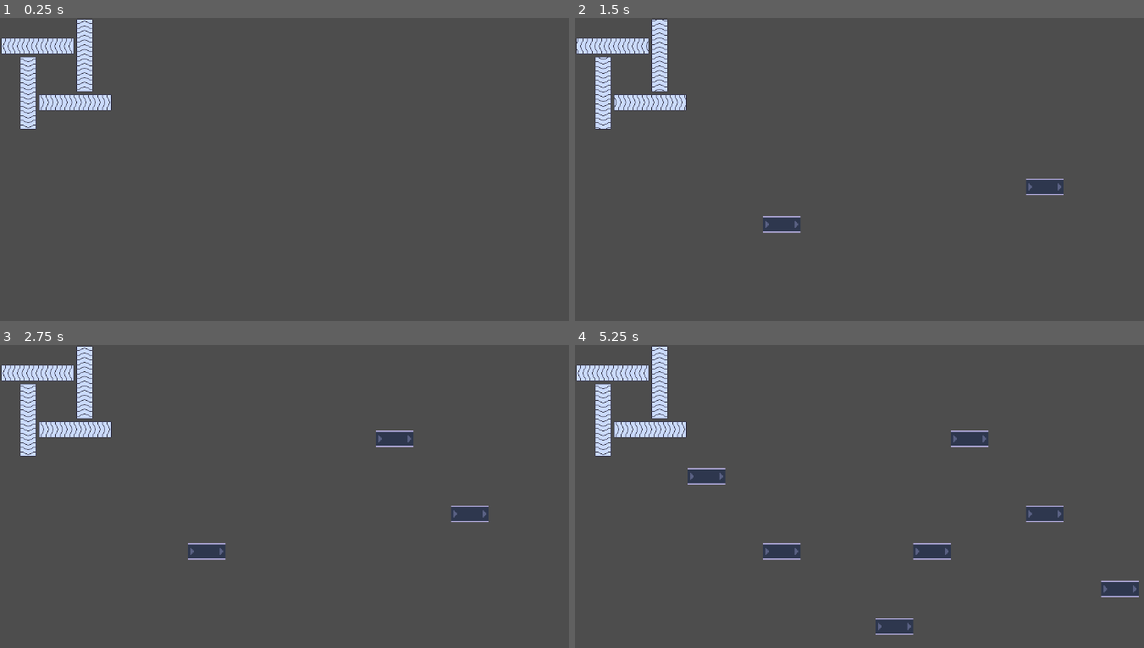
Above: before the commit, frames 1-4 (two rows, left to right).
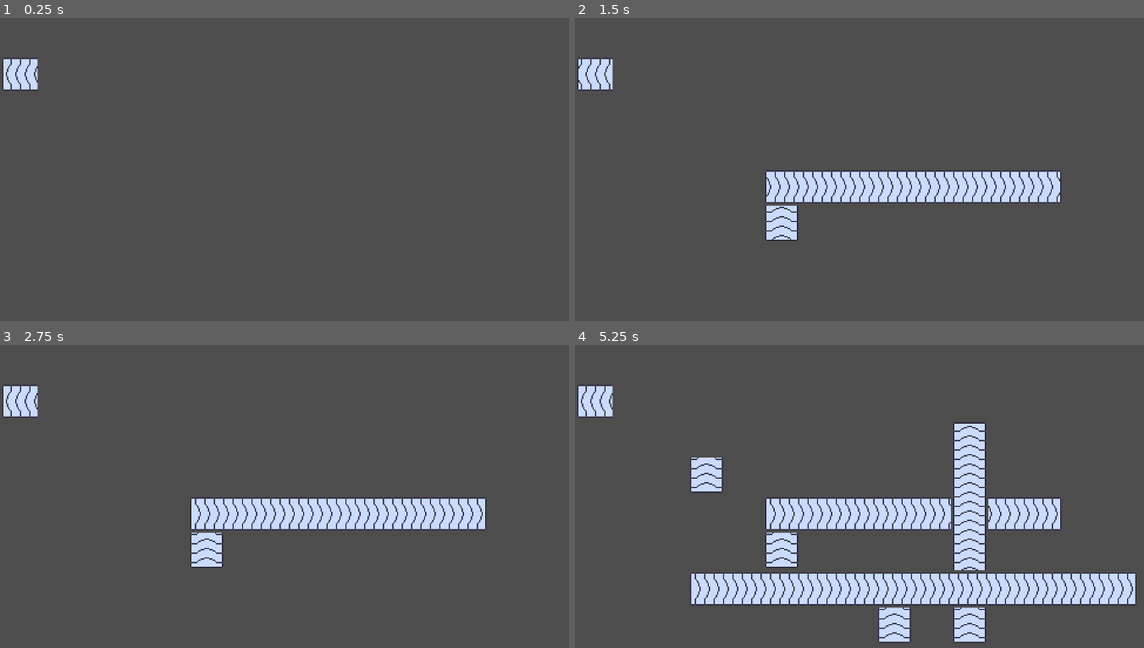
Above: after the commit, the same moments.

Repository: fennylol/juice_time
Game: Godot game, scene res://main.tscn
The game is run twice, just before and just after one commit, with the same random seed, the same clock (stepped at 60 frames per second) and the same inputs.
Inputs (mouse positions are in pixels of both pictures, inside the frame that each line leads up to):
- Up to frame 1 (0.25 s): no input
- Up to frame 2 (1.5 s): move the mouse to (1064, 187) at 0.52 s; press the mouse at (1064, 187) at 0.53 s; move the mouse to (779, 227) at 1.27 s; release the mouse at (779, 227) at 1.28 s; click (779, 227) at 1.35 s
- Up to frame 3 (2.75 s): move the mouse to (403, 451) at 2.02 s; press the mouse at (403, 451) at 2.03 s
- Up to frame 4 (5.25 s): move the mouse to (882, 611) at 2.77 s; release the mouse at (882, 611) at 2.78 s; click (882, 611) at 2.85 s; move the mouse to (1115, 593) at 3.52 s; press the mouse at (1115, 593) at 3.53 s; right-click (1115, 593) at 4.15 s; move the mouse to (711, 478) at 4.27 s; release the mouse at (711, 478) at 4.28 s; click (711, 478) at 4.35 s; move the mouse to (944, 535) at 5.02 s; press the mouse at (944, 535) at 5.03 s

The runs differ from the first frame. In frame 1, 2.8% of the frame differs, in the area x 0-20%, y 0-37%; in frame 2, 9.0%; in frame 3, 9.4%; in frame 4, 22%, in the area x 0-100%, y 0-99%.

Commit message:
conveyor placing

Diff:
--- a/UI/GUI.gd
+++ b/UI/GUI.gd
@@ -1,7 +1,8 @@
 extends Control
 
-signal input_pressed(type: String, global_m_pos: Vector2)
-
+signal attempt_conveyor(type: String, startpoint: Vector2i, endpoint: Vector2i)
+var planned_start: Vector2i
+var planned_end: Vector2i
 
 # Called when the node enters the scene tree for the first time.
 func _ready():
@@ -10,10 +11,9 @@
 
 # Called every frame. 'delta' is the elapsed time since the previous frame.
 func _process(delta):
-	if Input.is_action_pressed("use"):
-		var m_pos = get_global_mouse_position()
-		input_pressed.emit("use", m_pos)
+	if Input.is_action_just_pressed("use"):
+		planned_start = get_global_mouse_position()
 
-	if Input.is_action_pressed("cancel"):
-		var m_pos = get_global_mouse_position()
-		input_pressed.emit("cancel", m_pos)
+	if Input.is_action_just_released("use"):
+		planned_end = get_global_mouse_position()
+		attempt_conveyor.emit("use", planned_start, planned_end)
--- a/conveyor/basics.tres
+++ b/conveyor/basics.tres
@@ -1,6 +1,7 @@
-[gd_resource type="TileSet" load_steps=3 format=3 uid="uid://rg3f448ct5j6"]
+[gd_resource type="TileSet" load_steps=5 format=3 uid="uid://rg3f448ct5j6"]
 
 [ext_resource type="Texture2D" uid="uid://67ydthgybq33" path="res://conveyor/simple.png" id="1_5prvc"]
+[ext_resource type="Texture2D" uid="uid://cdgaqtgiwbvtc" path="res://conveyor/conveyor_tileset.png" id="2_sm65m"]
 
 [sub_resource type="TileSetAtlasSource" id="TileSetAtlasSource_yriku"]
 texture = ExtResource("1_5prvc")
@@ -11,6 +12,23 @@
 0:0/0 = 0
 1:0/0 = 0
 
+[sub_resource type="TileSetAtlasSource" id="TileSetAtlasSource_s4jma"]
+texture = ExtResource("2_sm65m")
+texture_region_size = Vector2i(64, 64)
+0:0/0 = 0
+0:1/0 = 0
+0:2/0 = 0
+0:3/0 = 0
+0:4/0 = 0
+0:5/0 = 0
+0:6/0 = 0
+0:7/0 = 0
+0:8/0 = 0
+0:9/0 = 0
+0:10/0 = 0
+0:11/0 = 0
+
 [resource]
 tile_size = Vector2i(64, 64)
 sources/0 = SubResource("TileSetAtlasSource_yriku")
+sources/1 = SubResource("TileSetAtlasSource_s4jma")
--- a/factory/factory_floor.gd
+++ b/factory/factory_floor.gd
@@ -1,6 +1,15 @@
 extends Node2D
 
-@onready var conveyor_tiles = $conveyor_tiles
+@onready var conveyor_tiles: TileMap = $new_conveyor
+enum {MIDDLE, START, END}
+
+var TILES: Dictionary = {
+	Vector2i.RIGHT : [Vector2i(0,0), Vector2i(0,1),  Vector2i(0,2)],
+	Vector2i.DOWN  : [Vector2i(0,3), Vector2i(0,4),  Vector2i(0,5)],
+	Vector2i.LEFT  : [Vector2i(0,6), Vector2i(0,7),  Vector2i(0,8)],
+	Vector2i.UP    : [Vector2i(0,9), Vector2i(0,10), Vector2i(0,11)]
+}
+
 
 func _ready():
 	pass
@@ -11,12 +20,30 @@
 	pass
 
 
-func place_conveyors(new_conveyors: Array[Vector2]):
-	for global_pos in new_conveyors:
-		var pos = conveyor_tiles.local_to_map(global_pos)
-		var source = 0
-		var tile := Vector2(0,0)
-		conveyor_tiles.set_cell(0, pos, source, tile)
+func place_conveyors(startpoint: Vector2i, endpoint: Vector2i):
+	## TILEMAP STUFF :/
+	var source = 0
+
+	## PULL START AND END POSITION INTO TILEMAP SPACE
+	var start_pos: Vector2i = conveyor_tiles.local_to_map(startpoint)
+	var end_pos: Vector2i = conveyor_tiles.local_to_map(endpoint)
+	## GET THE VECTOR2 DIFFERENCE BETWEEN START AND END, AND FIND THE CARDINAL DIRECTION OF THE LINE BETWEEN
+	var diff: Vector2i = endpoint - startpoint
+	var direction: Vector2i = Vector2i.LEFT if abs(diff.x) >= abs(diff.y) and diff.x < 0 else \
+							  Vector2i.RIGHT if abs(diff.x) > abs(diff.y) and diff.x > 0 else \
+							  Vector2i.UP if abs(diff.x) <= abs(diff.y) and diff.y < 0 else \
+							  Vector2i.DOWN
+
+	## SET INITIAL POSITION AND TARGET POSITION
+	var curr_pos: Vector2i = start_pos
+	var target_pos = Vector2i(start_pos.x, end_pos.y) if direction == Vector2i.UP or direction == Vector2i.DOWN else Vector2i(end_pos.x, start_pos.y)
+
+	## TODO: detect existing tiles
+	while curr_pos != target_pos:
+		var tile: Vector2i = TILES[direction][START if curr_pos == start_pos else MIDDLE]
+		conveyor_tiles.set_cell(0, curr_pos, source, tile)
+		curr_pos += direction
+	conveyor_tiles.set_cell(0, target_pos, source, TILES[direction][END])
 
 
 func erase_conveyor(global_pos: Vector2):
--- a/factory/factory_floor.tscn
+++ b/factory/factory_floor.tscn
@@ -17,7 +17,7 @@
 
 [sub_resource type="TileSetAtlasSource" id="TileSetAtlasSource_nbav7"]
 texture = ExtResource("5_dyra5")
-texture_region_size = Vector2i(32, 32)
+texture_region_size = Vector2i(64, 64)
 0:0/animation_columns = 4
 0:0/animation_speed = 8.0
 0:0/animation_frame_0/duration = 1.0
@@ -104,13 +104,14 @@
 0:11/0 = 0
 
 [sub_resource type="TileSet" id="TileSet_62pu6"]
-tile_size = Vector2i(32, 32)
+tile_size = Vector2i(64, 64)
 sources/0 = SubResource("TileSetAtlasSource_nbav7")
 
 [node name="FactoryFloor" type="Node2D"]
 script = ExtResource("1_worr6")
 
 [node name="conveyor_tiles" type="TileMap" parent="."]
+visible = false
 tile_set = ExtResource("1_i0p0l")
 format = 2
 
@@ -127,4 +128,4 @@
 rendering_quadrant_size = 4
 collision_animatable = true
 format = 2
-layer_0/tile_data = PackedInt32Array(65537, 0, 0, 65538, 0, 0, 65539, 0, 2, 65536, 0, 1, 131076, 0, 3, 196612, 0, 5, 4, 0, 4, 65540, 0, 3, 262148, 0, 6, 262147, 0, 6, 262149, 0, 7, 262146, 0, 8, 196609, 0, 9, 131073, 0, 11, 262145, 0, 9, 327681, 0, 10)
+layer_0/tile_data = PackedInt32Array(65536, 0, 1)
--- a/main.gd
+++ b/main.gd
@@ -5,12 +5,12 @@
 
 
 func _ready():
-	GUI.input_pressed.connect(forward_mous_position)
+	GUI.attempt_conveyor.connect(forward_attempt_conveyor)
 
 
-func forward_mous_position(type: String, pos: Vector2):
-	if type == "use": FACTORY_FLOOR.place_conveyors([pos] as Array[Vector2])
-	elif type == "cancel": FACTORY_FLOOR.erase_conveyor(pos)
+func forward_attempt_conveyor(type: String, startpoint: Vector2i, endpoint: Vector2i):
+	if type == "use": FACTORY_FLOOR.place_conveyors(startpoint, endpoint)
+	#elif type == "cancel": FACTORY_FLOOR.erase_conveyor(pos)
 
 func _process(delta):
 	pass
Binary file changed: conveyor/conveyor_tileset.png
